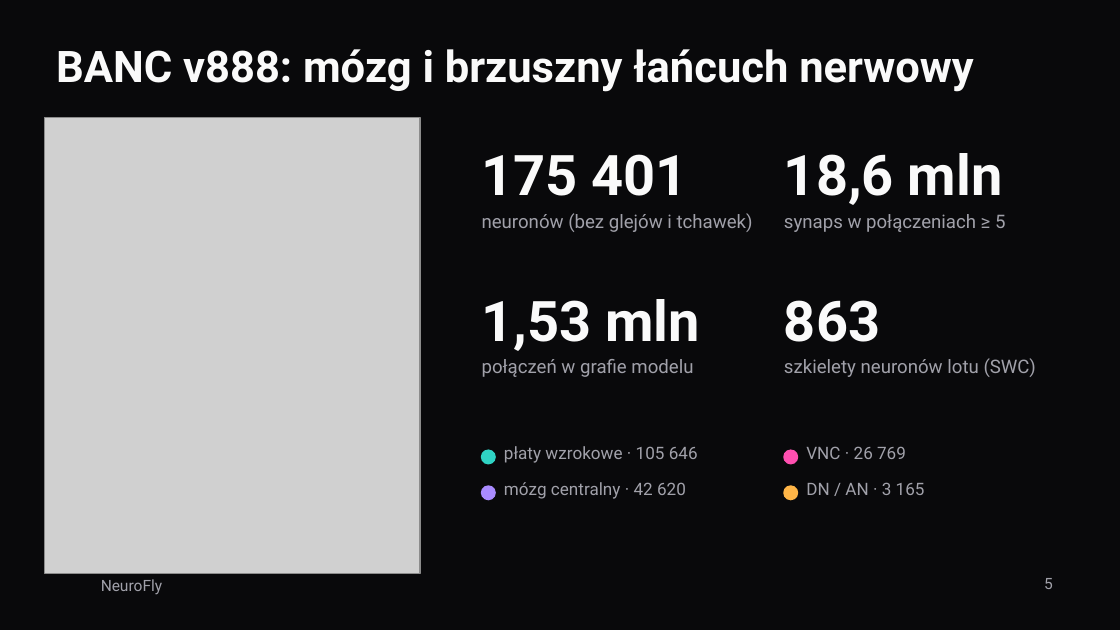
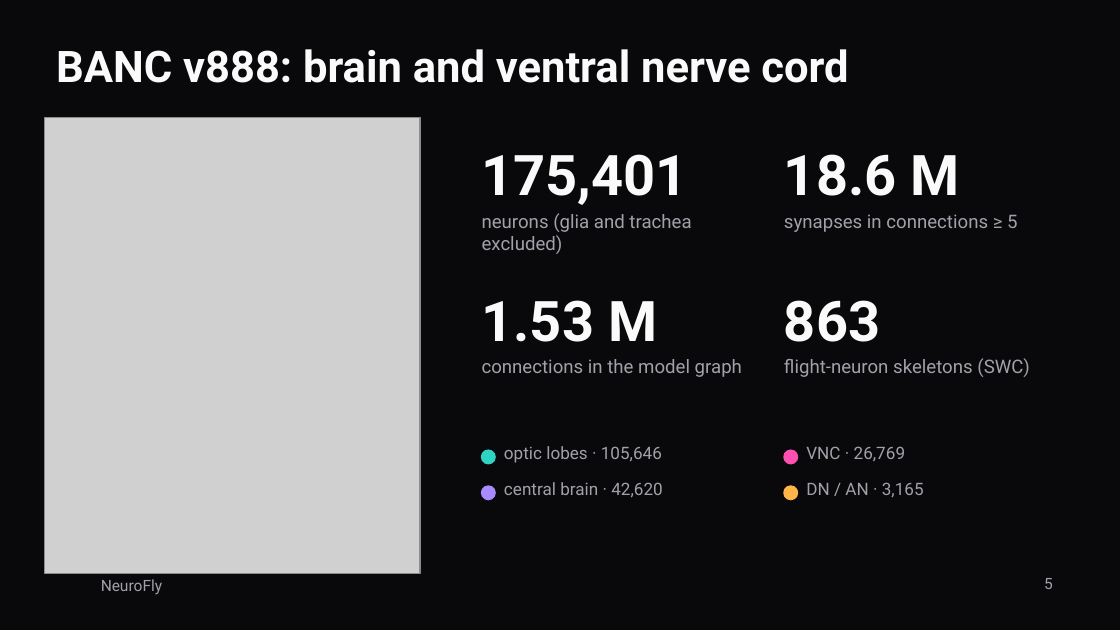
Before and after one commit to FalconDevX/neurofly, a slide deck: slide 5 of docs/prezentacja/NeuroFly.pptx. Drawn at 1120x630 pixels with LibreOffice and Linux fonts; fonts in the diff are those of the drawing; grey boxes stand for pictures; background and template pictures are left out. Boxes give left, top, right and bottom in pixels: in the first picture for what was removed or moved away, otherwise in the second. Text is boxed around its words. In the diff, an @@ line names an element or a change of style, - is before the commit and + after.

```diff
--- a/docs/prezentacja/NeuroFly.pptx
+++ b/docs/prezentacja/NeuroFly.pptx
@@ title at bbox=[56, 49, 848, 83]: text changed @@
-BANC v888: mózg i brzuszny łańcuch nerwowy
+BANC v888: brain and ventral nerve cord
@@ text at bbox=[482, 154, 688, 205]: text changed @@
-175 401
+175,401
@@ text at bbox=[784, 154, 959, 196]: text changed @@
-18,6 mln
+18.6 M
@@ text at bbox=[482, 213, 691, 254]: text changed @@
-neuronów (bez glejów i tchawek)
+neurons (glia and trachea excluded)
@@ text at bbox=[784, 214, 1017, 232]: text changed @@
-synaps w połączeniach ≥ 5
+synapses in connections ≥ 5
@@ text at bbox=[482, 300, 657, 342]: text changed @@
-1,53 mln
+1.53 M
@@ text at bbox=[482, 359, 742, 377]: text changed @@
-połączeń w grafie modelu
+connections in the model graph
@@ text at bbox=[784, 358, 1029, 377]: text changed @@
-szkielety neuronów lotu (SWC)
+flight-neuron skeletons (SWC)
@@ text at bbox=[504, 446, 662, 463]: text changed @@
-płaty wzrokowe · 105 646
+optic lobes · 105,646
@@ text at bbox=[806, 446, 905, 461]: text changed @@
-VNC · 26 769
+VNC · 26,769
@@ text at bbox=[504, 482, 662, 497]: text changed @@
-mózg centralny · 42 620
+central brain · 42,620
@@ text at bbox=[806, 482, 924, 497]: text changed @@
-DN / AN · 3 165
+DN / AN · 3,165
```
Also in this commit, not shown: 11 other slides changed, 3 slides added, 3 slides removed, 4 other files.
